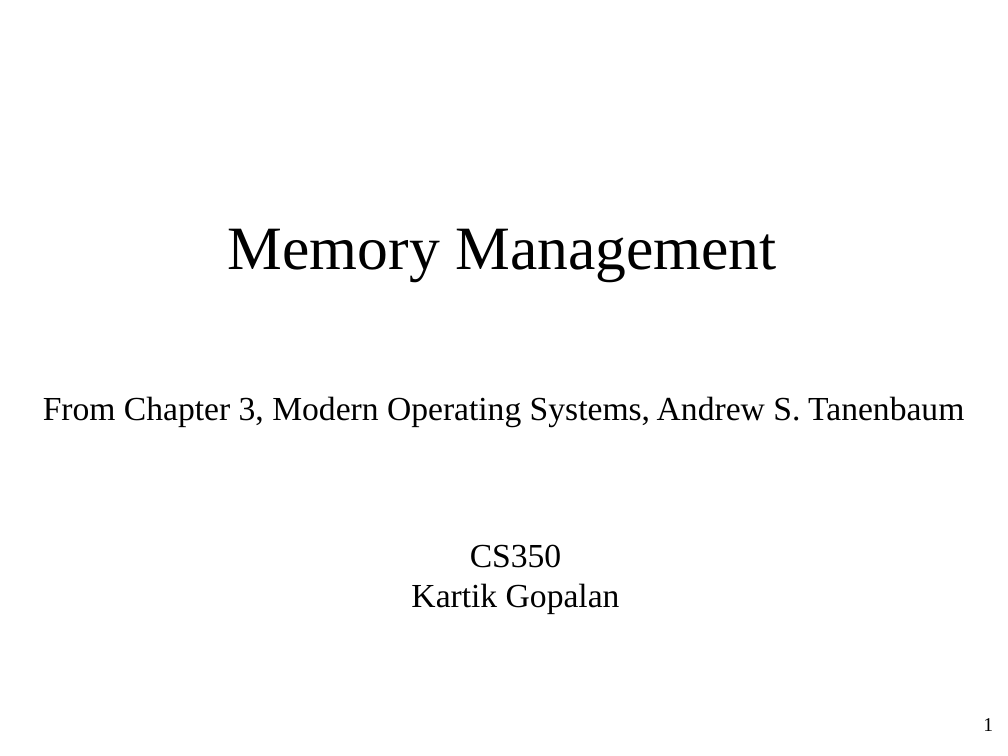
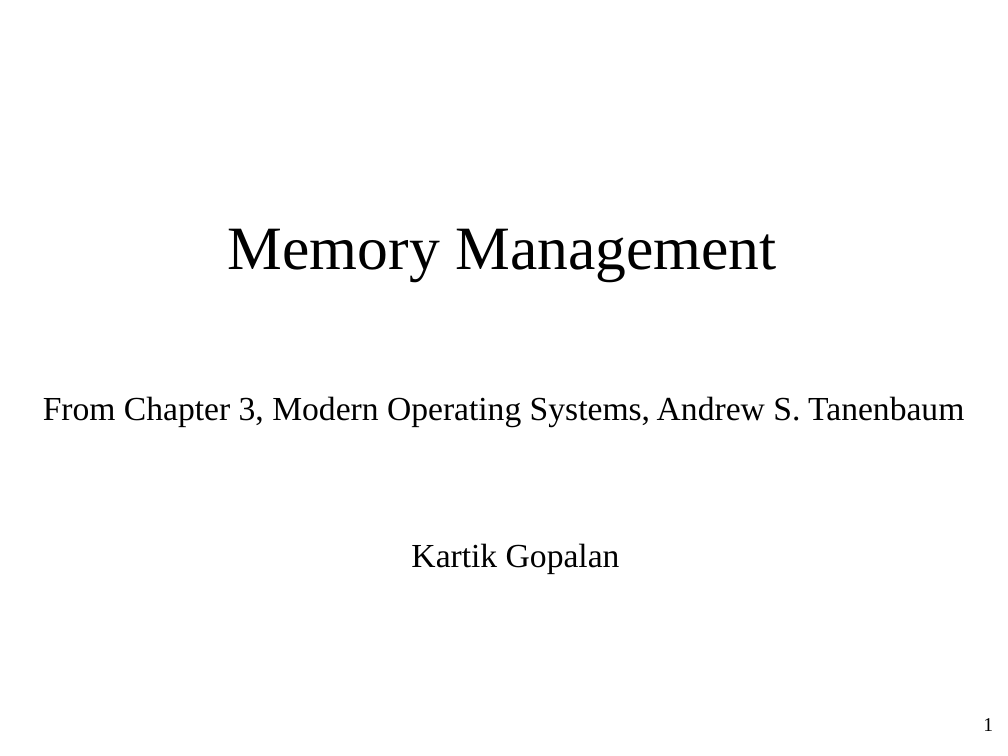
Before and after one commit to oscourse/oscourse.github.io, a slide deck: slide 1 of slides/virtual_memory_intro.pptx. Drawn at 1008x756 pixels with LibreOffice and Linux fonts; fonts in the diff are those of the drawing. Boxes give left, top, right and bottom in pixels: in the first picture for what was removed or moved away, otherwise in the second. Text is boxed around its words. In the diff, an @@ line names an element or a change of style, - is before the commit and + after.

```diff
--- a/slides/virtual_memory_intro.pptx
+++ b/slides/virtual_memory_intro.pptx
@@ text at <box>470,544,561,568</box>: paragraph removed @@
-CS350
```
Also in this commit, not shown: 2 other files.
